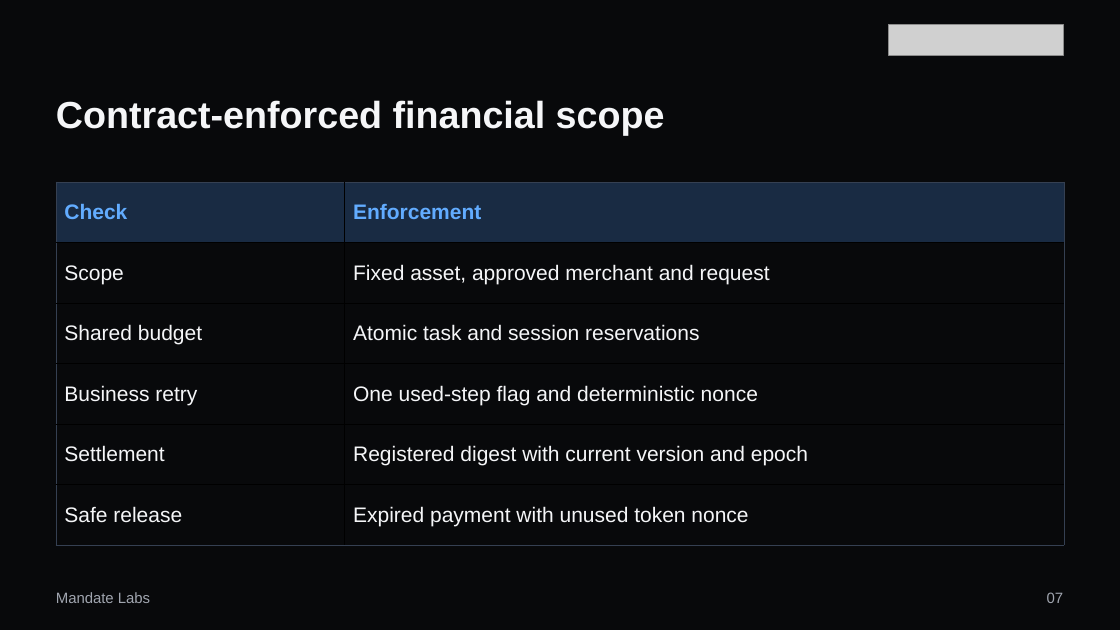
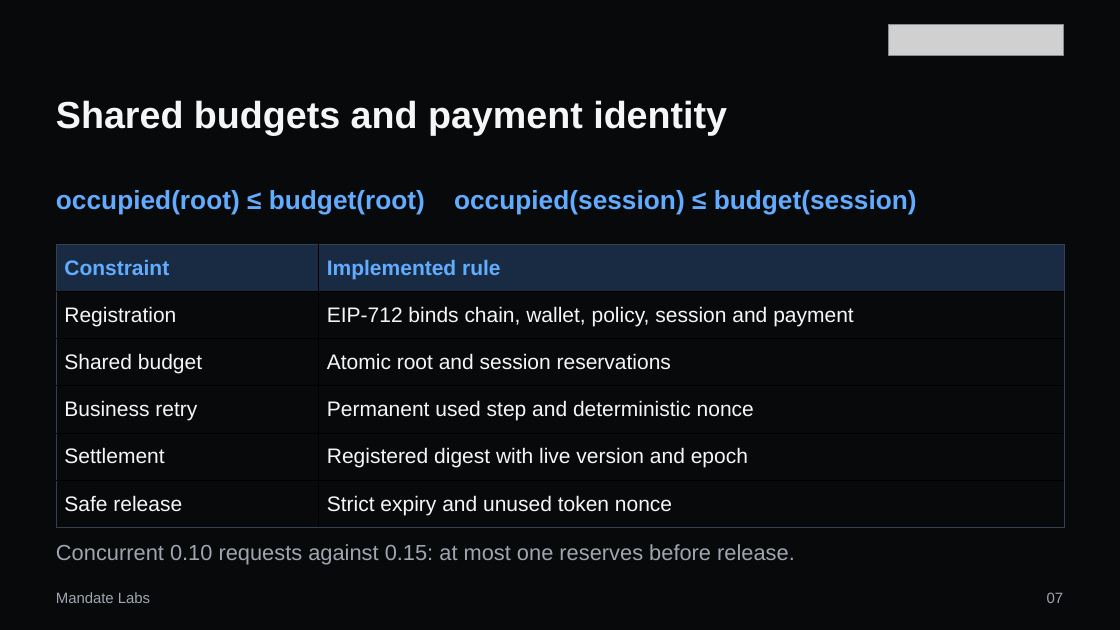
Before and after one commit to MandateLabs666/mandate-wallet, a slide deck: slide 7 of competition/submission-2026-10-20/presentation/mandate-wallet-10min-final.pptx. Drawn at 1120x630 pixels with LibreOffice and Linux fonts; fonts in the diff are those of the drawing; grey boxes stand for pictures. Boxes give left, top, right and bottom in pixels: in the first picture for what was removed or moved away, otherwise in the second. Text is boxed around its words. In the diff, an @@ line names an element or a change of style, - is before the commit and + after.

```diff
--- a/competition/submission-2026-10-20/presentation/mandate-wallet-10min-final.pptx
+++ b/competition/submission-2026-10-20/presentation/mandate-wallet-10min-final.pptx
@@ text at bbox=[56, 100, 727, 136]: text changed @@
-Contract-enforced financial scope
+Shared budgets and payment identity
@@ text added at bbox=[56, 190, 917, 214], 22.5 pt, text #62ACFF, bold @@
+occupied(root) ≤ budget(root) occupied(session) ≤ budget(session)
@@ table at bbox=[56, 245, 1065, 528] @@
-row 1, column 1: Check
+row 1, column 1: Constraint
-row 1, column 2: Enforcement
+row 1, column 2: Implemented rule
-row 2, column 1: Scope
+row 2, column 1: Registration
-row 2, column 2: Fixed asset, approved merchant and request
+row 2, column 2: EIP-712 binds chain, wallet, policy, session and payment
-row 3, column 2: Atomic task and session reservations
+row 3, column 2: Atomic root and session reservations
-row 4, column 2: One used-step flag and deterministic nonce
+row 4, column 2: Permanent used step and deterministic nonce
-row 5, column 2: Registered digest with current version and epoch
+row 5, column 2: Registered digest with live version and epoch
-row 6, column 2: Expired payment with unused token nonce
+row 6, column 2: Strict expiry and unused token nonce
@@ table: place and size @@
-table at bbox=[56, 182, 1065, 545]
+table at bbox=[56, 245, 1065, 528]
@@ text added at bbox=[56, 544, 795, 565], 18.8 pt, text #A0A5AF @@
+Concurrent 0.10 requests against 0.15: at most one reserves before release.
```
Also in this commit, not shown: 6 other slides changed, 6 slides added, 6 slides removed, 13 other files.
